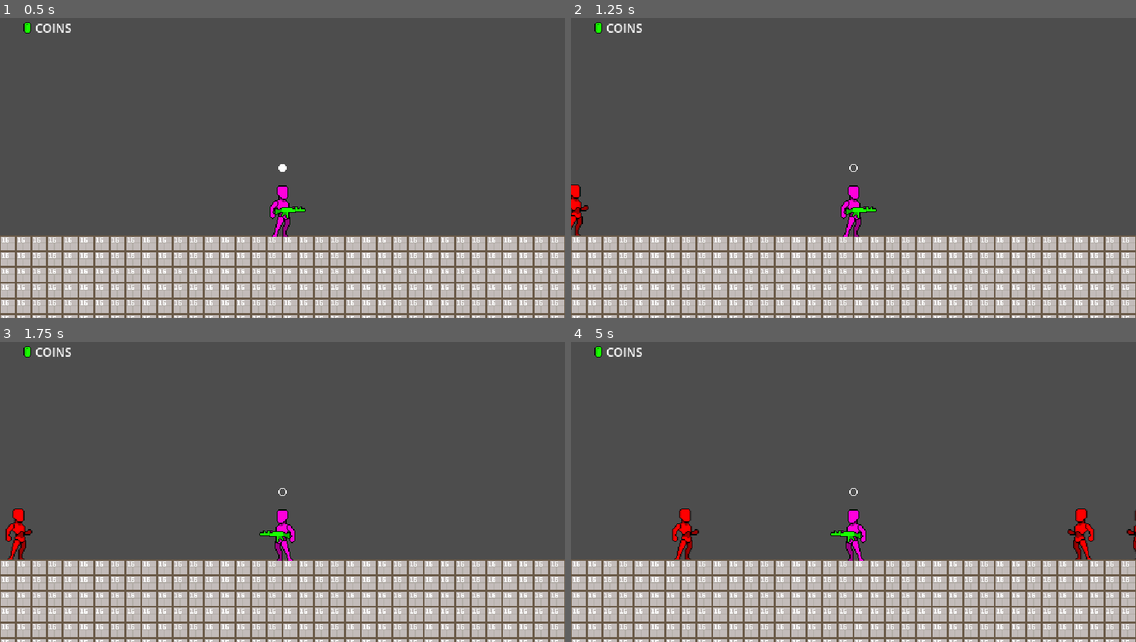
Above: before the commit, frames 1-4 (two rows, left to right).
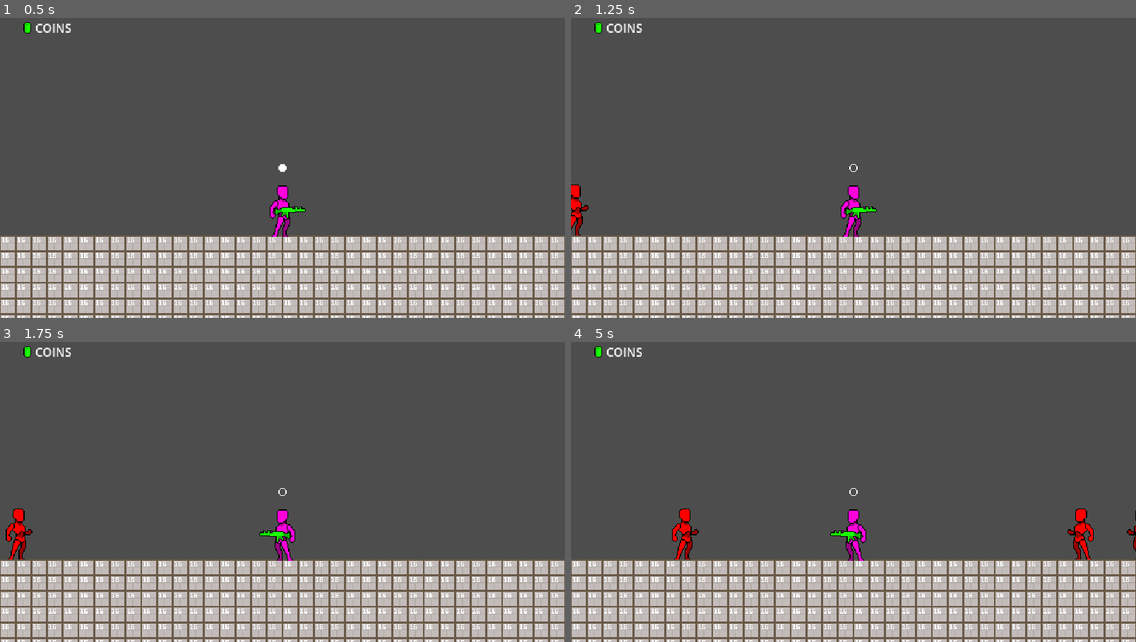
Above: after the commit, the same moments.

Repository: symbol24/sideroguesurvivor
Game: Godot game, scene res://scenes/utilities/boot.tscn
The game is run twice, just before and just after one commit, with the same random seed, the same clock (stepped at 60 frames per second) and the same inputs.
Inputs:
- Up to frame 1 (0.5 s): no input
- Up to frame 2 (1.25 s): tap Enter at 0.5 s; hold D (right) from 0.53 s (still down)
- Up to frame 3 (1.75 s): release D (right) at 1.28 s; hold Left (left) from 1.28 s (still down)
- Up to frame 4 (5 s): release Left (left) at 2.03 s; hold D (right) 2.03-3.53 s; hold Left (left) from 3.53 s (still down)

Frame 1 is identical in both runs. In frame 2, less than 0.1% of the frame differs, in the area x 0-3%, y 55-73%; in frame 3, 0.1%; in frame 4, 0.3%, in the area x 18-100%, y 55-73%.
Error before the commit: Invalid access to property or key 'update_resource_1' on a base object of type 'Node (signals.gd)'. (res://code/managers/game.gd:10)

Commit message:
Feat: Define core signals and project settings for resource system

Diff:
--- a/code/utilities/signals.gd
+++ b/code/utilities/signals.gd
@@ -9,8 +9,13 @@
 
 # UI
 signal toggle_display(id:StringName, display:bool)
+signal resource_1_updated(value:int)
 
 # PLAYER
 signal start_reload_timer(time:float)
 signal reload_timer_complete
 signal shots_fired(remaining:int)
+
+# GAME
+signal update_resource_1(value:int)
+signal spawn_a_gribly(type:Griblies.Type, pos:Vector2, value:int)
--- a/data/debug_tileset.tres
+++ b/data/debug_tileset.tres
@@ -31,6 +31,7 @@
 10:13/0 = 0
 11:13/0 = 0
 12:15/0 = 0
+13:13/0 = 0
 
 [resource]
 physics_layer_0/collision_layer = 1
--- a/project.godot
+++ b/project.godot
@@ -77,6 +77,7 @@
 
 [rendering]
 
+textures/canvas_textures/default_texture_filter=0
 rendering_device/driver.windows="d3d12"
 renderer/rendering_method="gl_compatibility"
 renderer/rendering_method.mobile="gl_compatibility"
